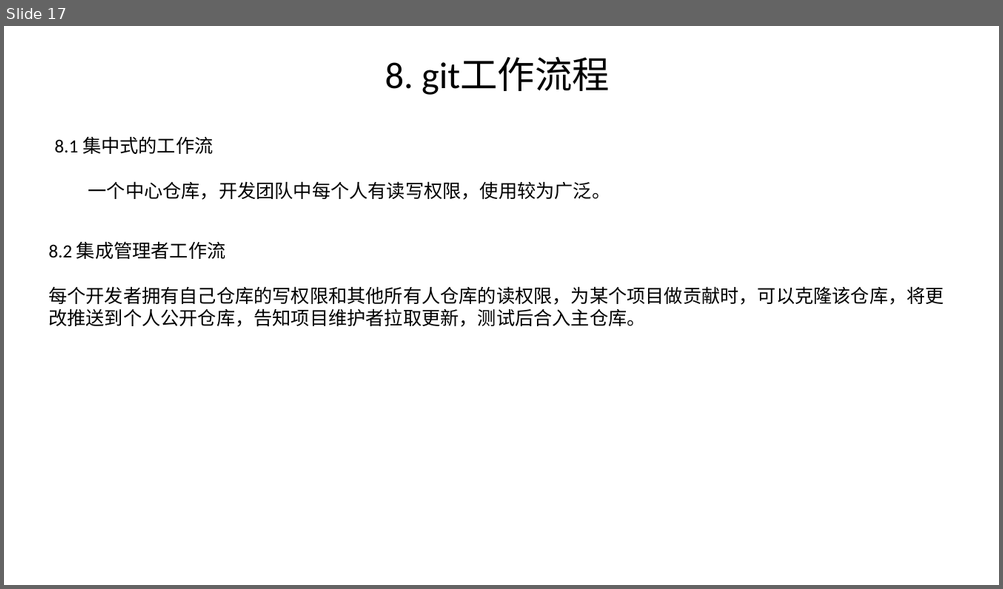
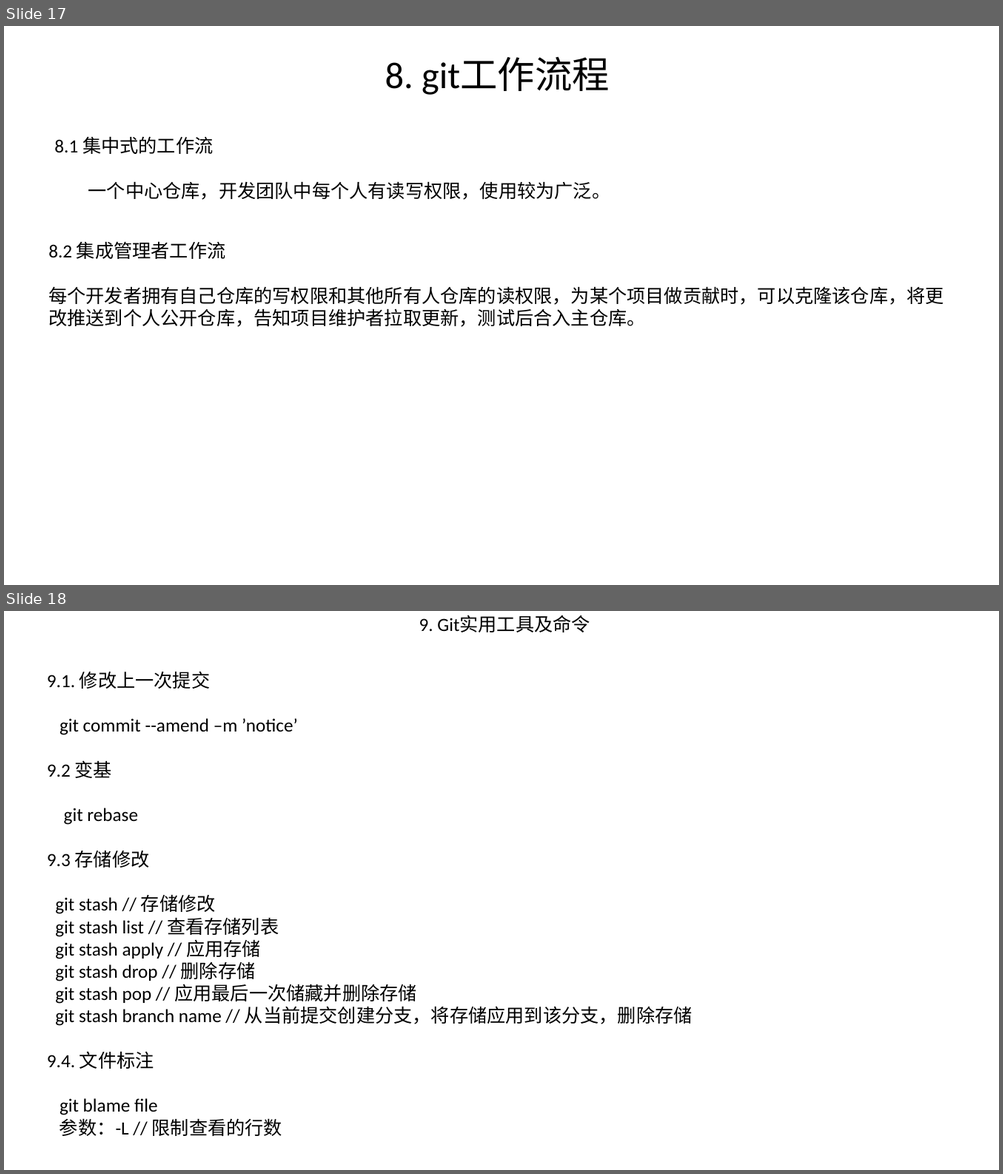
Before and after one commit to liupengpeng2016/share, a slide deck: git使用详解/git.pptx. Shown one above the other, each under a label of ours: slide 17 before the commit, slides 17 and 18 after it. The pictures are 1003x589 and 1003x1174 pixels, drawn with LibreOffice and Linux fonts; fonts in the diff are those of the drawing. Boxes give left, top, right and bottom in pixels: in the first picture for what was removed or moved away, otherwise in the second. Text is boxed around its words. In the diff, an @@ line names an element or a change of style, - is before the commit and + after.

```diff
--- a/git使用详解/git.pptx
+++ b/git使用详解/git.pptx
@@ slide 18 added at (4, 611, 999, 1170), background #FFFFFF @@
@@ text added at (419, 615, 590, 632), 18 pt, text #000000 @@
+9. Git实用工具及命令
@@ text added at (47, 672, 692, 1136), 18 pt, text #000000 @@
+9.1. 修改上一次提交
+git commit --amend –m ’notice’
+9.2 变基
+git rebase
+9.3 存储修改
+git stash // 存储修改
+git stash list // 查看存储列表
+git stash apply // 应用存储
+git stash drop // 删除存储
+git stash pop // 应用最后一次储藏并删除存储
+git stash branch name // 从当前提交创建分支，将存储应用到该分支，删除存储
+9.4. 文件标注
+git blame file
+参数：-L // 限制查看的行数
```
Also in this commit, not shown: 7 slides changed, 1 other slide added.
